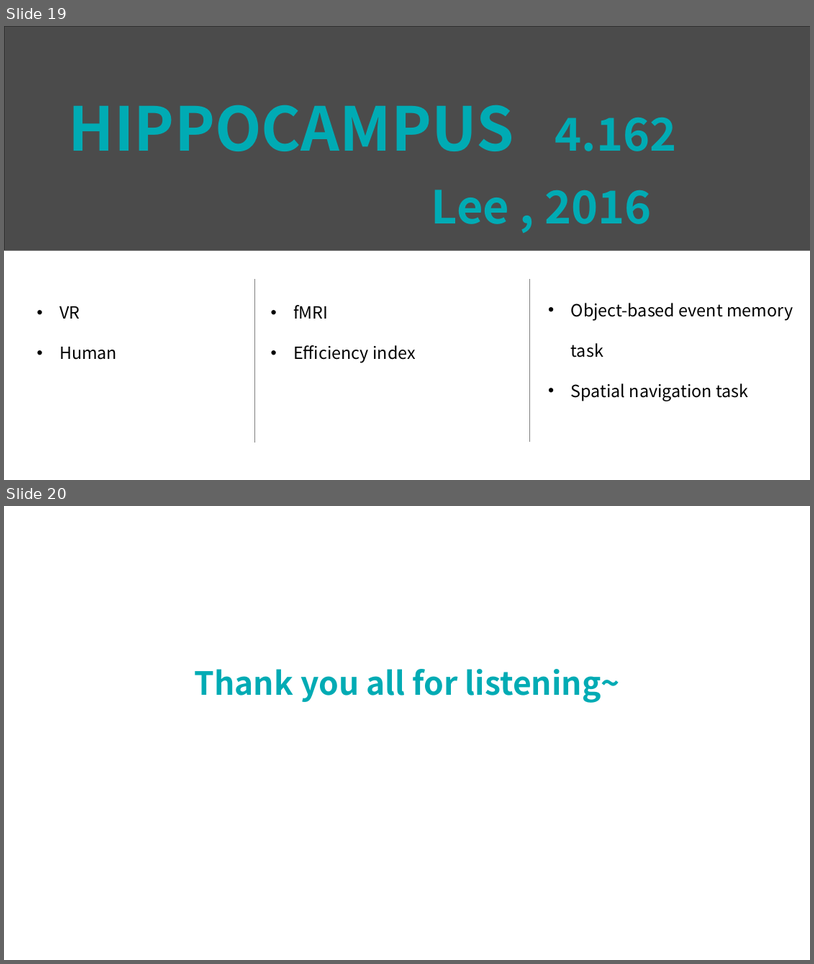
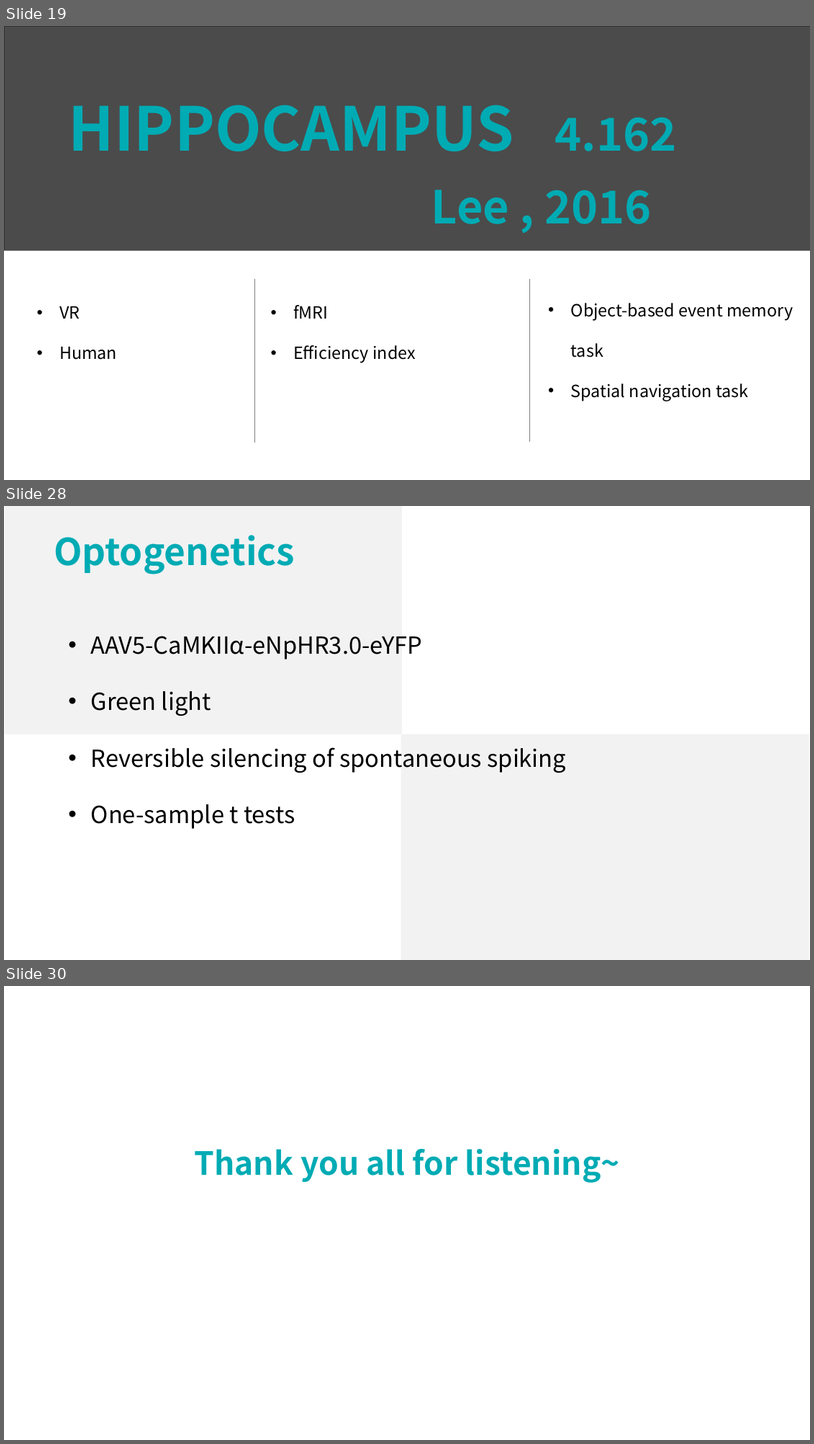
Before and after one commit to lsyoath/sheepy, a slide deck: Event/Lateralization.pptx. Shown one above the other, each under a label of ours: slides 19 and 20 before the commit, slides 19, 28 and 30 after it; the slides between them are not shown. The pictures are 814x964 and 814x1444 pixels, drawn with LibreOffice and Linux fonts; fonts in the diff are those of the drawing; grey boxes stand for pictures. Boxes give left, top, right and bottom in pixels: in the first picture for what was removed or moved away, otherwise in the second. Text is boxed around its words. In the diff, an @@ line names an element or a change of style, - is before the commit and + after.

```diff
--- a/Event/Lateralization.pptx
+++ b/Event/Lateralization.pptx
@@ slide 28 added at (4,506,810,960), background #FFFFFF @@
@@ rectangle added at (5,506,402,734), fill #F2F2F2 @@
@@ text added at (54,535,295,574), 44 pt, text #00ABB4, bold @@
+Optogenetics
@@ text added at (91,636,566,829), 28 pt, text #000000 @@
+• AAV5-CaMKIIα-eNpHR3.0-eYFP
+• Green light
+• Reversible silencing of spontaneous spiking
+• One-sample t tests
@@ rectangle added at (401,734,810,960), fill #F2F2F2 @@
@@ what was slide 20 is now slide 30 @@
```
Also in this commit, not shown: 9 other slides added.
